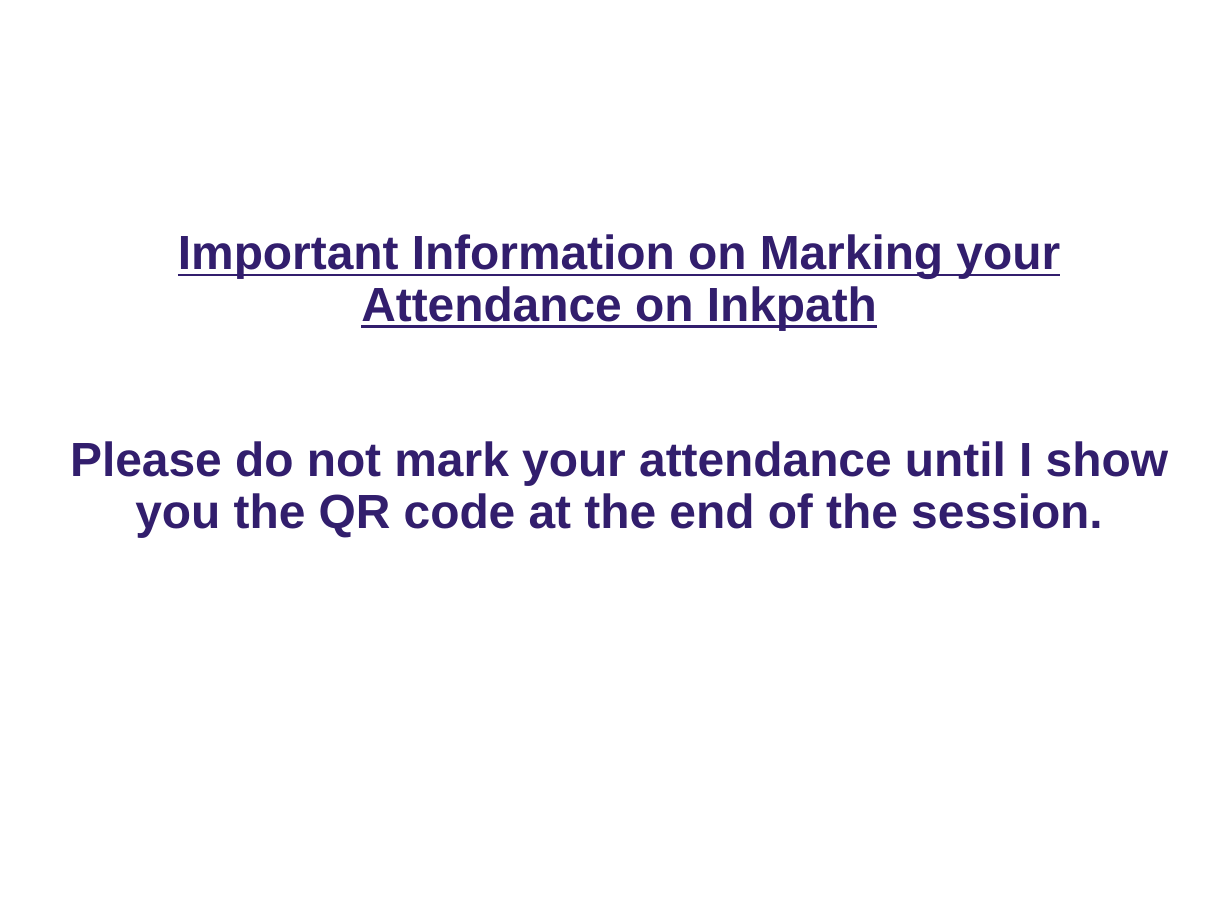
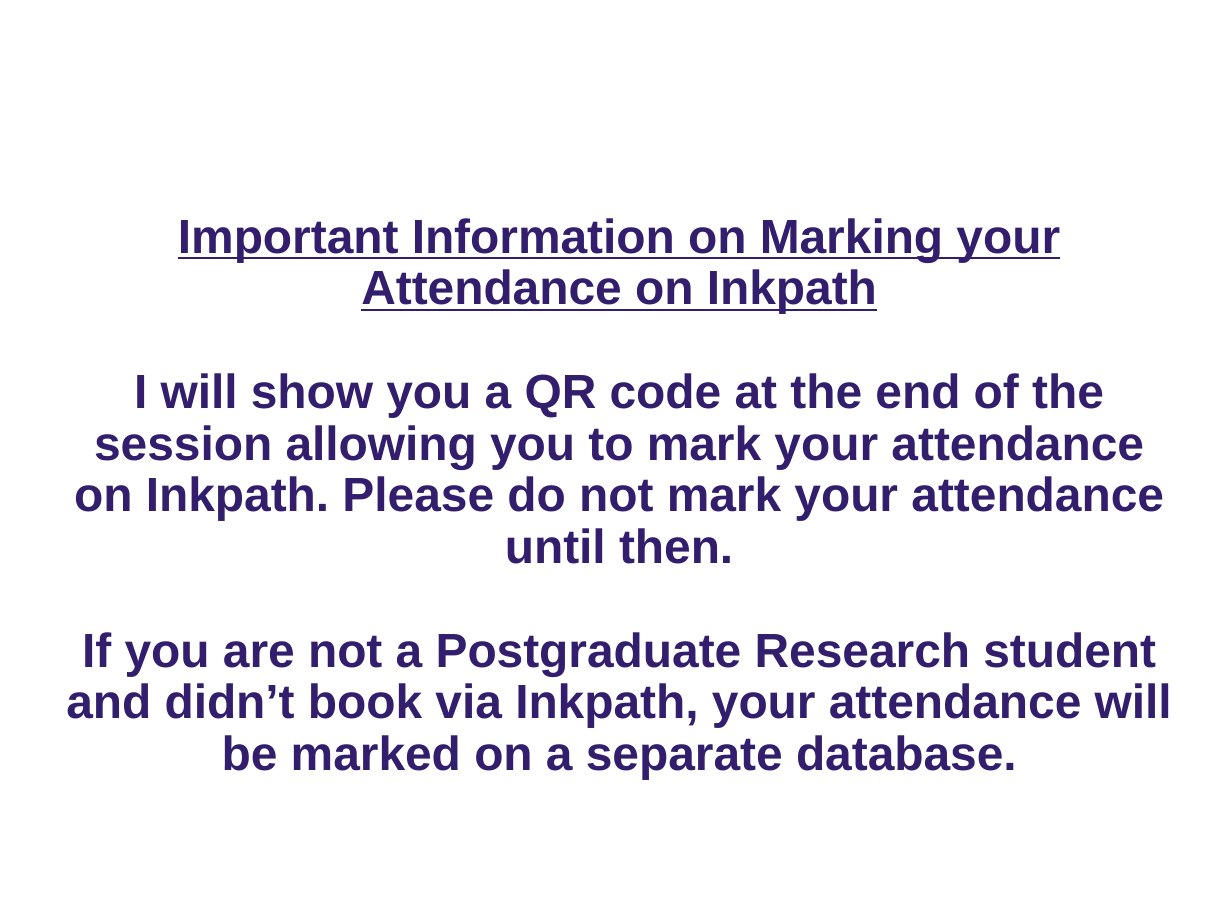
Before and after one commit to ImperialCollegeLondon/RCDS-plotting-in-python-with-matplotlib, a slide deck: slide 2 of Plotting in Python with Matplotlib Slides.pptx. Drawn at 1232x924 pixels with LibreOffice and Linux fonts; fonts in the diff are those of the drawing; background and template pictures are left out. Boxes give left, top, right and bottom in pixels: in the first picture for what was removed or moved away, otherwise in the second. Text is boxed around its words. In the diff, an @@ line names an element or a change of style, - is before the commit and + after.

Commit message:
Updated Inkpath Instructions

```diff
--- a/Plotting in Python with Matplotlib Slides.pptx
+++ b/Plotting in Python with Matplotlib Slides.pptx
@@ title at bbox=[66, 218, 1172, 779]: text changed @@
-Important Information on Marking your Attendance on Inkpath
-Please do not mark your attendance until I show you the QR code at the end of the session.
+Important Information on Marking your Attendance on Inkpath
+I will show you a QR code at the end of the session allowing you to mark your attendance on Inkpath. Please do not mark your attendance until then.
+If you are not a Postgraduate Research student and didn’t book via Inkpath, your attendance will be marked on a separate database.
```
